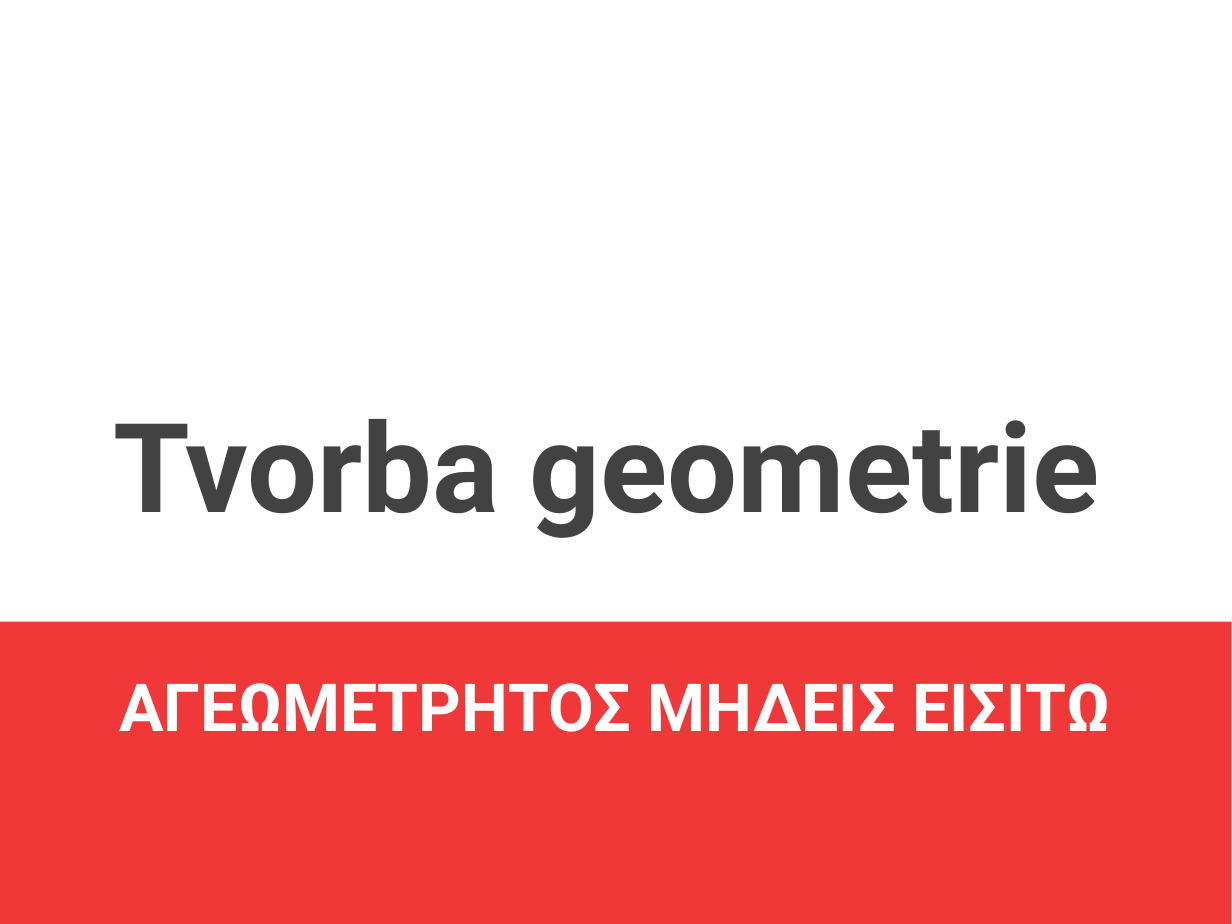
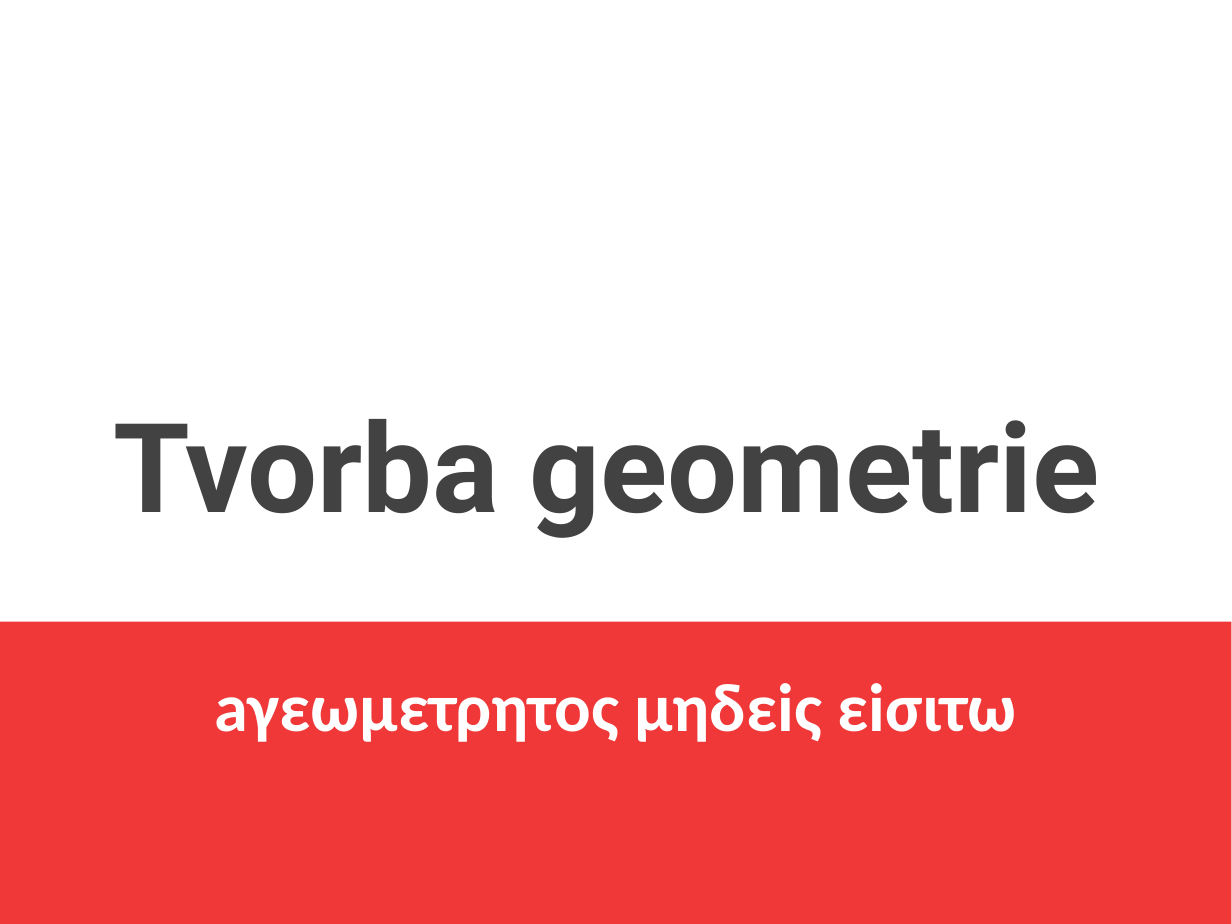
Before and after one commit to jlacko/4EK418, a slide deck: slide 1 of prez/3 -geometry creation.odp. Drawn at 1232x924 pixels with LibreOffice and Linux fonts; fonts in the diff are those of the drawing. Boxes give left, top, right and bottom in pixels: in the first picture for what was removed or moved away, otherwise in the second. Text is boxed around its words. In the diff, an @@ line names an element or a change of style, - is before the commit and + after.

```diff
--- a/prez/3 -geometry creation.odp
+++ b/prez/3 -geometry creation.odp
@@ subtitle at [214, 683, 1016, 742]: text changed; size 42.7 to 44 pt; font Roboto to Calibri @@
-AΓΕΩΜΕΤΡΗΤΟΣ ΜΗΔΕIΣ ΕIΣΙΤΩ
+aγεωμετρητος μηδεiς εiσιτω
```
Also in this commit, not shown: 3 other files.
